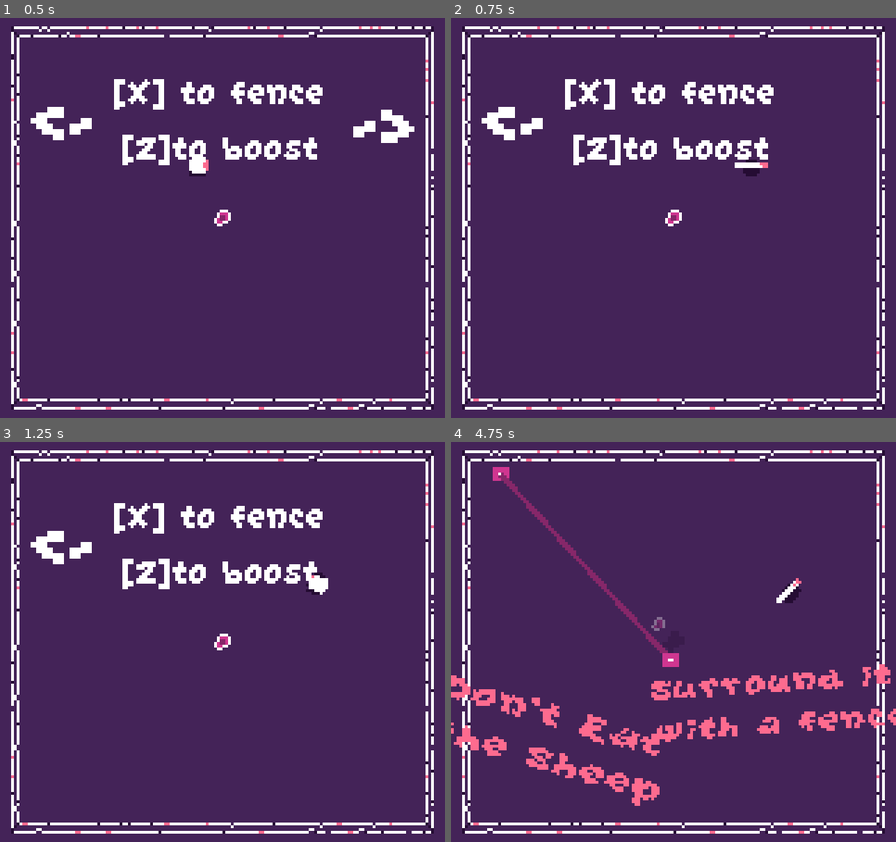
Above: before the commit, frames 1-4 (two rows, left to right).
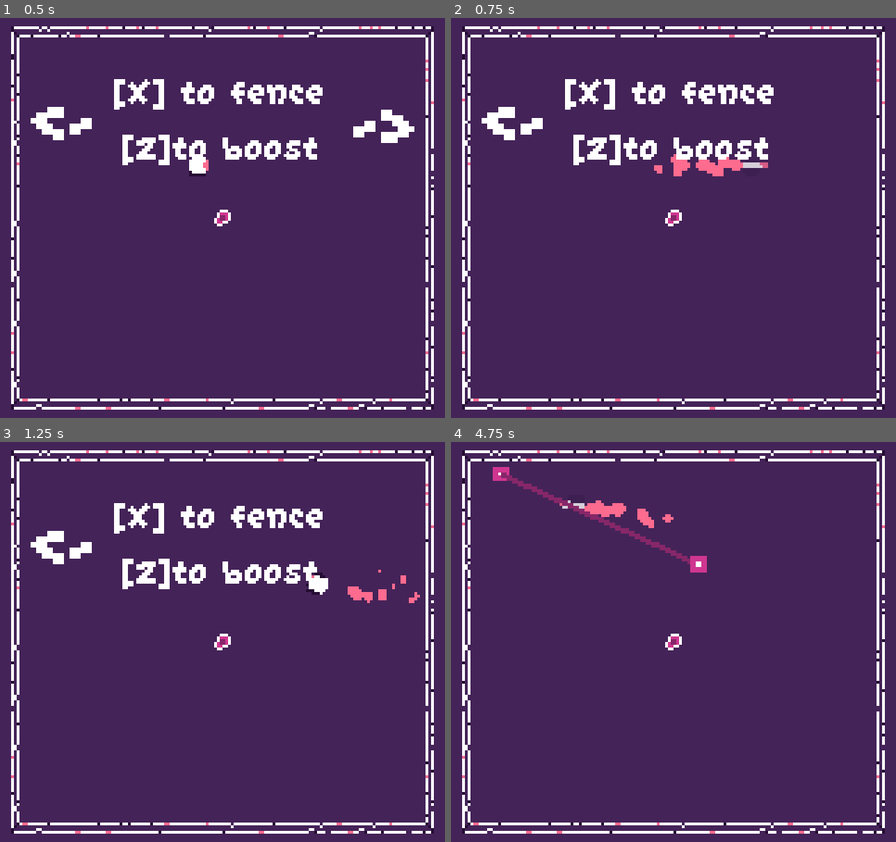
Above: after the commit, the same moments.

Repository: EdBarrancos/Signal
Game: Godot game, scene res://Game/Scenes/Game.tscn
Two runs of this game, one before a commit and one after it. Both use one fixed random seed, a clock stepped at 60 frames per second and the inputs below. Sound files missing from this copy of the repository are replaced by a short silence.
Inputs:
- Up to frame 1 (0.5 s): no input
- Up to frame 2 (0.75 s): hold D (RIGHT) from 0.53 s (still down); hold Z (BOOST) from 0.53 s (still down)
- Up to frame 3 (1.25 s): keep holding D (RIGHT); keep holding Z (BOOST)
- Up to frame 4 (4.75 s): release D (RIGHT) at 1.28 s; release Z (BOOST) at 1.28 s; hold A (LEFT) 1.28-2.03 s; tap Z (BOOST) at 1.35, 2.3, 2.85, 4.55 s; hold X (CHORD) 2.03-2.78 s; hold D (RIGHT) 2.03-3.53 s; hold Z (BOOST) 3.53-4.28 s; hold A (LEFT) from 3.53 s (still down); tap X (CHORD) at 4.35 s

Frame 1 is identical in both runs. In frame 2, 0.6% of the frame differs, in the area x 45-72%, y 34-40%; in frame 3, 0.3%; in frame 4, 7.2%, in the area x 0-100%, y 7-91%.

Commit message:
Improve boost

Diff:
--- a/project/Catch/Scenes/CatchNormal.tscn
+++ b/project/Catch/Scenes/CatchNormal.tscn
@@ -260,7 +260,7 @@
 
 [node name="HurtBox" type="Area2D" parent="."]
 collision_layer = 0
-collision_mask = 6
+collision_mask = 20
 __meta__ = {
 "_edit_lock_": true
 }
--- a/project/Player/Scenes/Player.tscn
+++ b/project/Player/Scenes/Player.tscn
@@ -10,6 +10,10 @@
 [ext_resource path="res://Player/Scripts/Chord.gd" type="Script" id=8]
 [ext_resource path="res://Player/Assets/Sound/bump3.wav" type="AudioStream" id=9]
 [ext_resource path="res://Player/Assets/Sound/bump2.wav" type="AudioStream" id=10]
+[ext_resource path="res://Player/Assets/Sound/boost3.wav" type="AudioStream" id=11]
+[ext_resource path="res://Player/Assets/Sound/boost2.wav" type="AudioStream" id=12]
+[ext_resource path="res://Player/Assets/Sound/boost1.wav" type="AudioStream" id=13]
+[ext_resource path="res://Player/Assets/dust.png" type="Texture" id=14]
 
 [sub_resource type="Animation" id=1]
 length = 0.001
@@ -129,6 +133,30 @@
 "update": 0,
 "values": [ 3.0 ]
 }
+tracks/5/type = "value"
+tracks/5/path = NodePath("PlayerSprite:modulate")
+tracks/5/interp = 1
+tracks/5/loop_wrap = true
+tracks/5/imported = false
+tracks/5/enabled = true
+tracks/5/keys = {
+"times": PoolRealArray( 0 ),
+"transitions": PoolRealArray( 1 ),
+"update": 0,
+"values": [ Color( 1, 1, 1, 1 ) ]
+}
+tracks/6/type = "value"
+tracks/6/path = NodePath("ShadowSprite:modulate")
+tracks/6/interp = 1
+tracks/6/loop_wrap = true
+tracks/6/imported = false
+tracks/6/enabled = true
+tracks/6/keys = {
+"times": PoolRealArray( 0 ),
+"transitions": PoolRealArray( 1 ),
+"update": 0,
+"values": [ Color( 1, 1, 1, 1 ) ]
+}
 
 [sub_resource type="Animation" id=7]
 resource_name = "boost_end"
@@ -147,7 +175,7 @@
 "values": [ Vector2( 1.7, 0.3 ), Vector2( 0.5, 2 ), Vector2( 1, 1 ) ]
 }
 tracks/1/type = "value"
-tracks/1/path = NodePath("ShadowSprite:scale")
+tracks/1/path = NodePath("../CollisionShape:shape:height")
 tracks/1/interp = 1
 tracks/1/loop_wrap = true
 tracks/1/imported = false
@@ -156,10 +184,10 @@
 "times": PoolRealArray( 0.05 ),
 "transitions": PoolRealArray( 1 ),
 "update": 0,
-"values": [ Vector2( 1, 1 ) ]
+"values": [ 2.0 ]
 }
 tracks/2/type = "value"
-tracks/2/path = NodePath("../CollisionShape:shape:height")
+tracks/2/path = NodePath("../CollisionShape:shape:radius")
 tracks/2/interp = 1
 tracks/2/loop_wrap = true
 tracks/2/imported = false
@@ -168,19 +196,31 @@
 "times": PoolRealArray( 0.05 ),
 "transitions": PoolRealArray( 1 ),
 "update": 0,
-"values": [ 2.0 ]
+"values": [ 3.0 ]
 }
 tracks/3/type = "value"
-tracks/3/path = NodePath("../CollisionShape:shape:radius")
+tracks/3/path = NodePath("PlayerSprite:modulate")
 tracks/3/interp = 1
 tracks/3/loop_wrap = true
 tracks/3/imported = false
 tracks/3/enabled = true
 tracks/3/keys = {
-"times": PoolRealArray( 0.05 ),
-"transitions": PoolRealArray( 1 ),
-"update": 0,
-"values": [ 3.0 ]
+"times": PoolRealArray( 0 ),
+"transitions": PoolRealArray( 1 ),
+"update": 0,
+"values": [ Color( 1, 1, 1, 1 ) ]
+}
+tracks/4/type = "value"
+tracks/4/path = NodePath("ShadowSprite:modulate")
+tracks/4/interp = 1
+tracks/4/loop_wrap = true
+tracks/4/imported = false
+tracks/4/enabled = true
+tracks/4/keys = {
+"times": PoolRealArray( 0 ),
+"transitions": PoolRealArray( 1 ),
+"update": 0,
+"values": [ Color( 1, 1, 1, 1 ) ]
 }
 
 [sub_resource type="Animation" id=6]
@@ -200,19 +240,19 @@
 "values": [ Vector2( 1, 1 ), Vector2( 0.2, 2 ), Vector2( 1.6, 0.5 ) ]
 }
 tracks/1/type = "value"
-tracks/1/path = NodePath("ShadowSprite:scale")
+tracks/1/path = NodePath("../CollisionShape:shape:height")
 tracks/1/interp = 1
 tracks/1/loop_wrap = true
 tracks/1/imported = false
 tracks/1/enabled = true
 tracks/1/keys = {
-"times": PoolRealArray( 0 ),
-"transitions": PoolRealArray( 1 ),
-"update": 0,
-"values": [ Vector2( 2, 0.5 ) ]
+"times": PoolRealArray( 0, 0.1 ),
+"transitions": PoolRealArray( 1, 1 ),
+"update": 0,
+"values": [ 2.0, 12.0 ]
 }
 tracks/2/type = "value"
-tracks/2/path = NodePath("../CollisionShape:shape:height")
+tracks/2/path = NodePath("../CollisionShape:shape:radius")
 tracks/2/interp = 1
 tracks/2/loop_wrap = true
 tracks/2/imported = false
@@ -221,10 +261,10 @@
 "times": PoolRealArray( 0, 0.1 ),
 "transitions": PoolRealArray( 1, 1 ),
 "update": 0,
-"values": [ 2.0, 12.0 ]
+"values": [ 3.0, 0.999978 ]
 }
 tracks/3/type = "value"
-tracks/3/path = NodePath("../CollisionShape:shape:radius")
+tracks/3/path = NodePath("PlayerSprite:modulate")
 tracks/3/interp = 1
 tracks/3/loop_wrap = true
 tracks/3/imported = false
@@ -233,7 +273,19 @@
 "times": PoolRealArray( 0, 0.1 ),
 "transitions": PoolRealArray( 1, 1 ),
 "update": 0,
-"values": [ 3.0, 0.999978 ]
+"values": [ Color( 1, 1, 1, 1 ), Color( 1, 1, 1, 0.784314 ) ]
+}
+tracks/4/type = "value"
+tracks/4/path = NodePath("ShadowSprite:modulate")
+tracks/4/interp = 1
+tracks/4/loop_wrap = true
+tracks/4/imported = false
+tracks/4/enabled = true
+tracks/4/keys = {
+"times": PoolRealArray( 0 ),
+"transitions": PoolRealArray( 1 ),
+"update": 0,
+"values": [ Color( 1, 1, 1, 0.203922 ) ]
 }
 
 [sub_resource type="Animation" id=5]
@@ -257,8 +309,31 @@
 radius = 3.0
 height = 2.0
 
+[sub_resource type="Curve" id=8]
+_data = [ Vector2( 0.024024, 0.617788 ), 0.0, 0.0, 0, 0, Vector2( 0.207207, 0 ), -0.653726, 0.0, 0, 0 ]
+
+[sub_resource type="CurveTexture" id=9]
+curve = SubResource( 8 )
+
+[sub_resource type="ParticlesMaterial" id=10]
+lifetime_randomness = 0.07
+emission_shape = 1
+emission_sphere_radius = 1.5
+flag_disable_z = true
+direction = Vector3( -1, 0, 0 )
+spread = 90.0
+gravity = Vector3( 0, 0, 0 )
+initial_velocity = 20.0
+initial_velocity_random = 0.4
+angular_velocity = 15.91
+angular_velocity_random = 0.17
+orbit_velocity = 0.0
+orbit_velocity_random = 0.0
+scale_random = 0.6
+scale_curve = SubResource( 9 )
+
 [node name="Player" type="KinematicBody2D"]
-collision_layer = 2
+collision_layer = 18
 script = ExtResource( 4 )
 
 [node name="Sprites" type="Node2D" parent="."]
@@ -323,6 +398,24 @@
 [node name="SpawnPoint" type="Node2D" parent="Chord"]
 position = Vector2( -8, 0 )
 
+[node name="Boost_Sound" type="AudioStreamPlayer2D" parent="."]
+volume_db = -3.0
+bus = "PlayerSoundEffects"
+script = ExtResource( 7 )
+available_sounds = [ ExtResource( 13 ), ExtResource( 12 ), ExtResource( 11 ) ]
+
+[node name="BoostParticles" type="Particles2D" parent="."]
+position = Vector2( -3, 0 )
+emitting = false
+amount = 30
+lifetime = 2.0
+one_shot = true
+explosiveness = 0.7
+randomness = 0.3
+local_coords = false
+process_material = SubResource( 10 )
+texture = ExtResource( 14 )
+
 [connection signal="collision" from="Movement" to="." method="_on_Movement_collision"]
 [connection signal="timeout" from="Habilities/BoostTimer" to="." method="_on_BoostTimer_timeout"]
 [connection signal="timeout" from="Habilities/BoostTimer" to="Habilities" method="_on_BoostTimer_timeout"]
--- a/project/Player/Scripts/Habilities.gd
+++ b/project/Player/Scripts/Habilities.gd
@@ -2,6 +2,8 @@
 
 onready var movement_handler = $"../Movement"
 onready var player_animation = $"../Sprites/PlayerAnimation"
+onready var boost_sound = $"../Boost_Sound"
+onready var boost_particles = $"../BoostParticles"
 
 # Boost
 export(float) var BOOST_LENGTH = 0.2
@@ -19,15 +21,19 @@
 func activate_boost():
 	var boosting = not boostTimer.is_stopped()
 
-	boostTimer.set_wait_time(boost_length)
-	boostTimer.one_shot = true
-	boostTimer.start()
+	if not boosting:
+		boostTimer.set_wait_time(boost_length)
+		boostTimer.one_shot = true
+		boostTimer.start()
 
-	if not boosting:
 		movement_handler.set_turning(false)
 		movement_handler.boost(boost_speed)
 
 		player_animation.play("boost_init")
+
+		boost_sound.play_sound()
+		boost_particles.restart()
+		get_parent().set_collision_layer_bit(4, false)
 
 ##############
 #MISCELANIOUS#
@@ -37,3 +43,4 @@
 	movement_handler.set_turning(true)
 	player_animation.play("boost_end")
 	movement_handler.stop_boost(boost_speed)
+	get_parent().set_collision_layer_bit(4, true)
Not shown, added: project/Player/Assets/Sound/boost1.wav.import
Not shown, added: project/Player/Assets/Sound/boost2.wav.import
Not shown, added: project/Player/Assets/Sound/boost3.wav.import
Binary file added: project/Player/Assets/dust.png
Not shown, added: project/Player/Assets/dust.png.import
Not shown: 1 places in project/Player/Scenes/Player.tscn that only renumber resources
Not shown, added: assets/visual/dust.aseprite
Not shown, added: project/Player/Assets/Sound/boost1.wav
Not shown, added: project/Player/Assets/Sound/boost2.wav
Not shown, added: project/Player/Assets/Sound/boost3.wav
